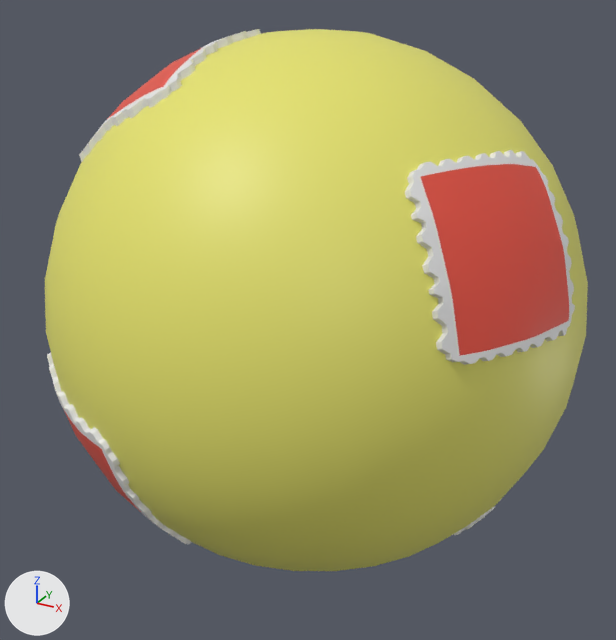
The Blender file models/character/sphere_five_stamp.blend: old version first, new version second.
Both versions are drawn from a 50 mm lens placed at (0.722, -1.342, 0.63), pointed at (-0.008, -0.015, -0.033). Arrows for +X, +Y and +Z are at lower left; the lights stay in place.
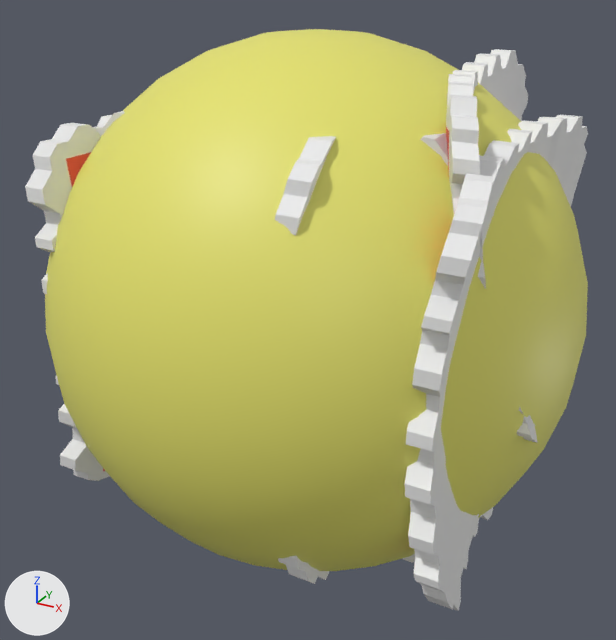
Not drawn themselves, but carrying or shaping drawn objects: ob_lattice, ob_lattice_001, ob_lattice_002, ob_lattice_003, ob_lattice_004.

Where the newer file only moved an object's origin or applied its transform, the numbers keep the older frame.

The change, as a list of edits to the scene's bpy script:
```text
Change ob_lattice:
    ob_lattice.scale: (0.345, 0.345, 0.345) -> (1.0, 1.0, 1.0)
Change ob_lattice_001:
    ob_lattice_001.rotation_euler: (-0.0909, -0.459, -0.382) -> (0.0, 0.0, 0.0)  # degrees (-5.2, -26, -22) -> degrees (0, 0, 0)
    ob_lattice_001.scale: (0.412, 0.412, 0.412) -> (1.0, 1.0, 1.0)
    ob_lattice_001.location: (0.499, -0.205, 0.271) -> (0.0, 0.0, 0.0)
Change ob_lattice_002:
    ob_lattice_002.rotation_euler: (0.139, -0.488, 0.967) -> (0.0, 0.0, 0.0)  # degrees (8, -28, 55) -> degrees (0, 0, 0)
    ob_lattice_002.scale: (0.443, 0.443, 0.443) -> (1.0, 1.0, 1.0)
    ob_lattice_002.location: (-0.262, -0.38, -0.245) -> (0.0, 0.0, 0.0)
Change ob_lattice_003:
    ob_lattice_003.rotation_euler: (0.0919, 1.258, 0.0764) -> (0.0, 0.0, 0.0)  # degrees (5.3, 72, 4.4) -> degrees (0, 0, 0)
    ob_lattice_003.scale: (0.517, 0.517, 0.517) -> (1.0, 1.0, 1.0)
    ob_lattice_003.location: (-0.387, -0.137, 0.523) -> (0.0, 0.0, 0.0)
Change ob_lattice_004:
    ob_lattice_004.rotation_euler: (4.482, -0.943, -2.9) -> (0.0, 0.0, 0.0)  # degrees (257, -54, -166) -> degrees (0, 0, 0)
    ob_lattice_004.scale: (0.409, 0.409, 0.409) -> (1.0, 1.0, 1.0)
    ob_lattice_004.location: (0.357, 0.0879, -0.506) -> (0.0, 0.0, 0.0)
```

Location of each change, [x1, y1, x2, y2] in pixels of the pictures (616 x 640 px):
'Cube.001', reshaped: before [405, 150, 575, 365]; after [25, 115, 112, 481]
'Cube.004', reshaped: before [453, 506, 495, 536]; after [404, 115, 588, 611]
'Cube.003', reshaped: before [79, 29, 261, 162]; after [446, 49, 538, 443]
'Cube.002', reshaped: before [47, 352, 191, 544]; after [275, 136, 336, 584]
'Cube', reshaped (not visible before): after [93, 111, 496, 563]
